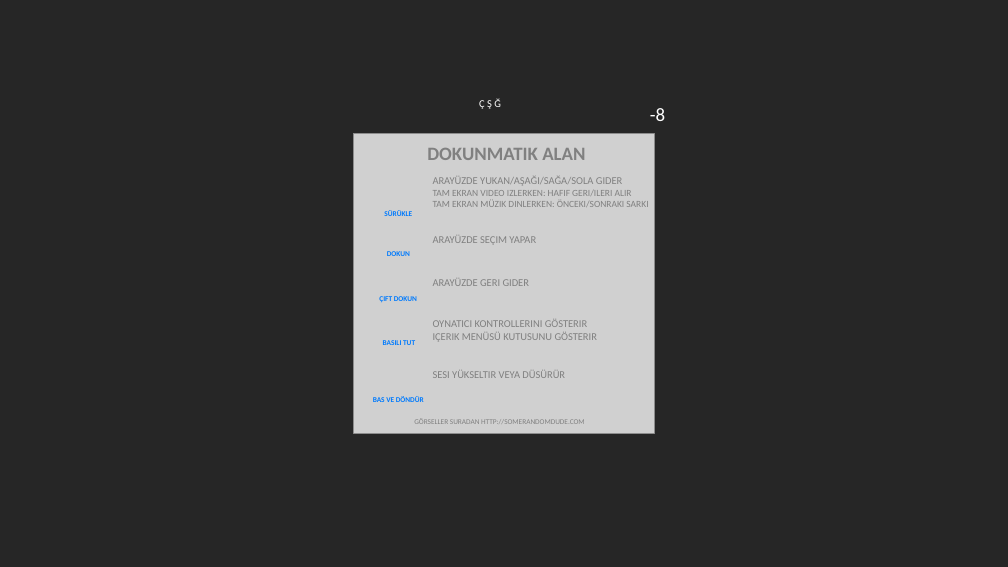
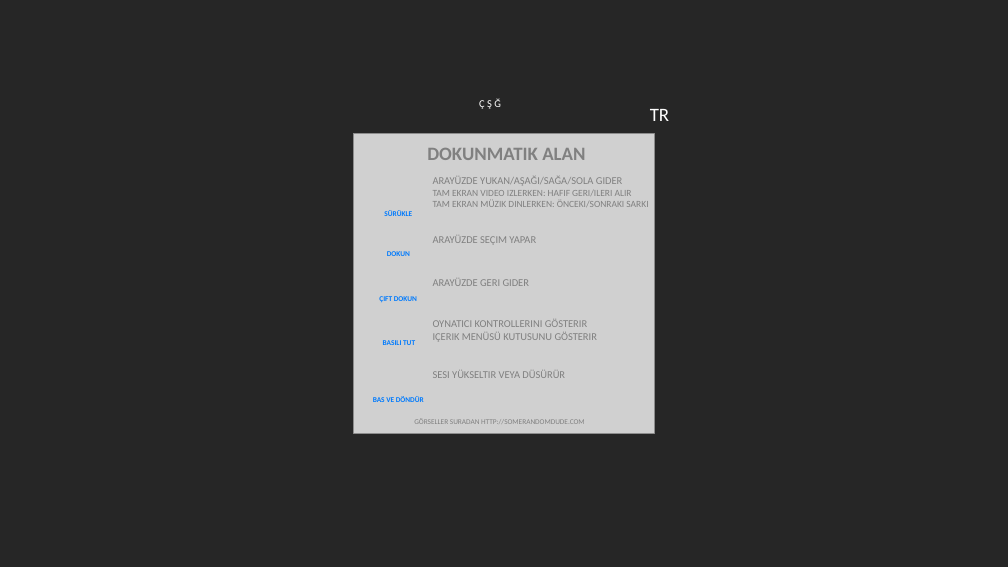
Before and after one commit to xbmc/Official-Kodi-Remote-iOS, a slide deck: slide 11 of templates/template_remote_gesture_help.pptx. Drawn at 1008x567 pixels with LibreOffice and Linux fonts; fonts in the diff are those of the drawing; grey boxes stand for pictures. Boxes give left, top, right and bottom in pixels: in the first picture for what was removed or moved away, otherwise in the second. Text is boxed around its words. In the diff, an @@ line names an element or a change of style, - is before the commit and + after.

```diff
--- a/templates/template_remote_gesture_help.pptx
+++ b/templates/template_remote_gesture_help.pptx
@@ text at (x1=650, y1=109, x2=669, y2=121): text changed @@
--8
+TR
```
Also in this commit, not shown: 8 other slides changed, 6 slides added, 1 slide removed, 1 other file.
